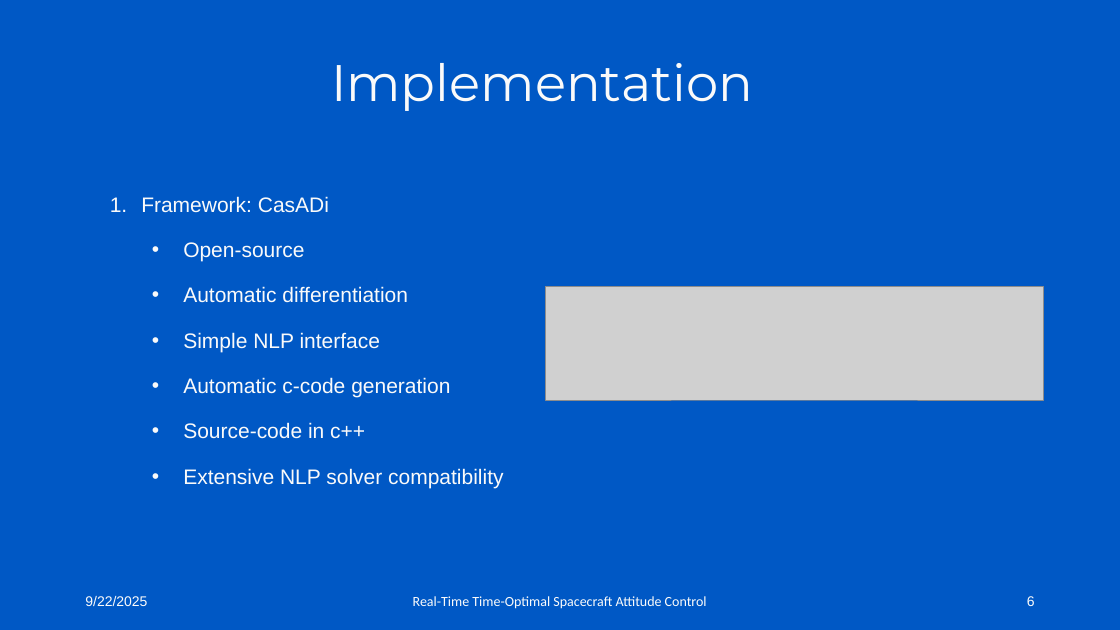
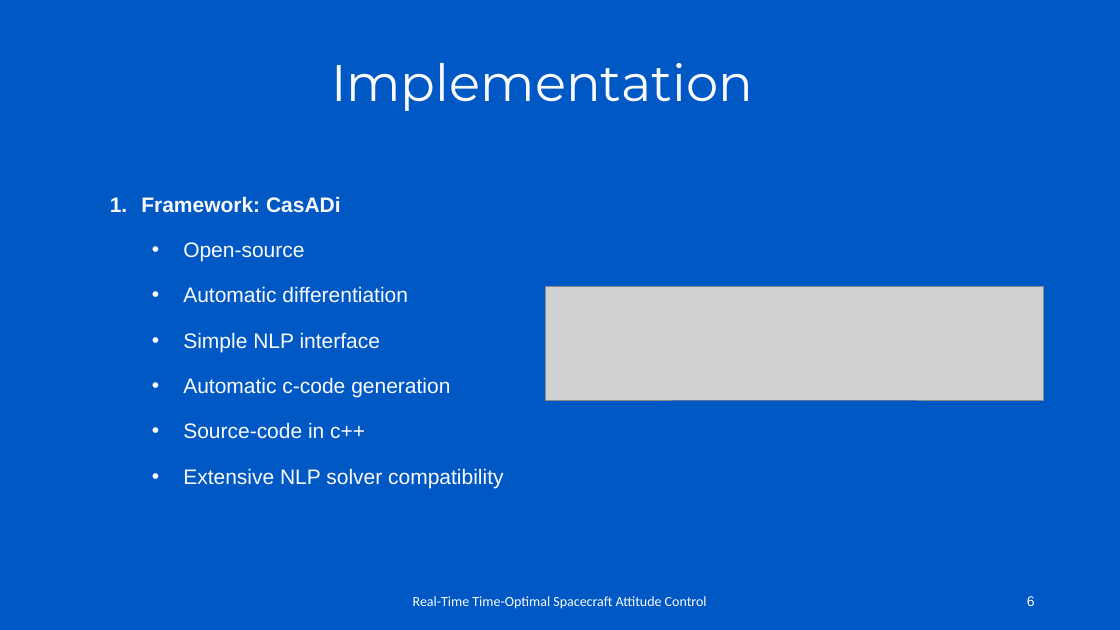
Before and after one commit to Leo8ner/TimeOptimalAttitudeControl, a slide deck: slide 6 of Presentations/Mid-Term Presentation.pptx. Drawn at 1120x630 pixels with LibreOffice and Linux fonts; fonts in the diff are those of the drawing; grey boxes stand for pictures; background and template pictures are left out. Boxes give left, top, right and bottom in pixels: in the first picture for what was removed or moved away, otherwise in the second. Text is boxed around its words. In the diff, an @@ line names an element or a change of style, - is before the commit and + after.

```diff
--- a/Presentations/Mid-Term Presentation.pptx
+++ b/Presentations/Mid-Term Presentation.pptx
@@ text at (141, 196, 341, 213): bold on in "Framework: CasADi" @@
@@ text removed at (85, 596, 147, 606) @@
-9/22/2025
```
Also in this commit, not shown: 8 other slides changed, 2 slides added.
